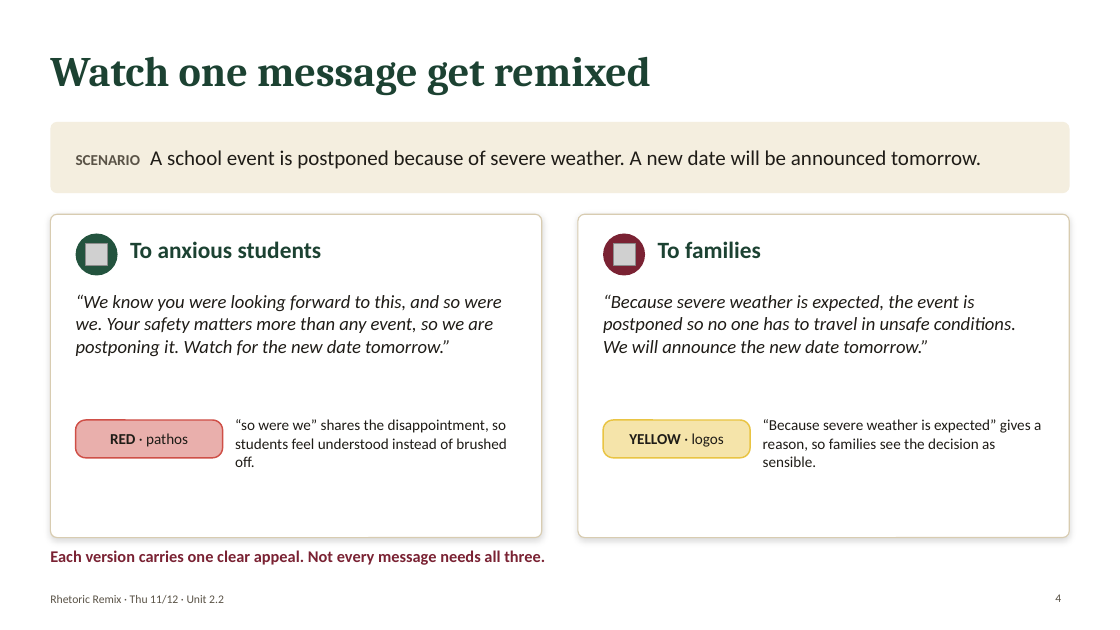
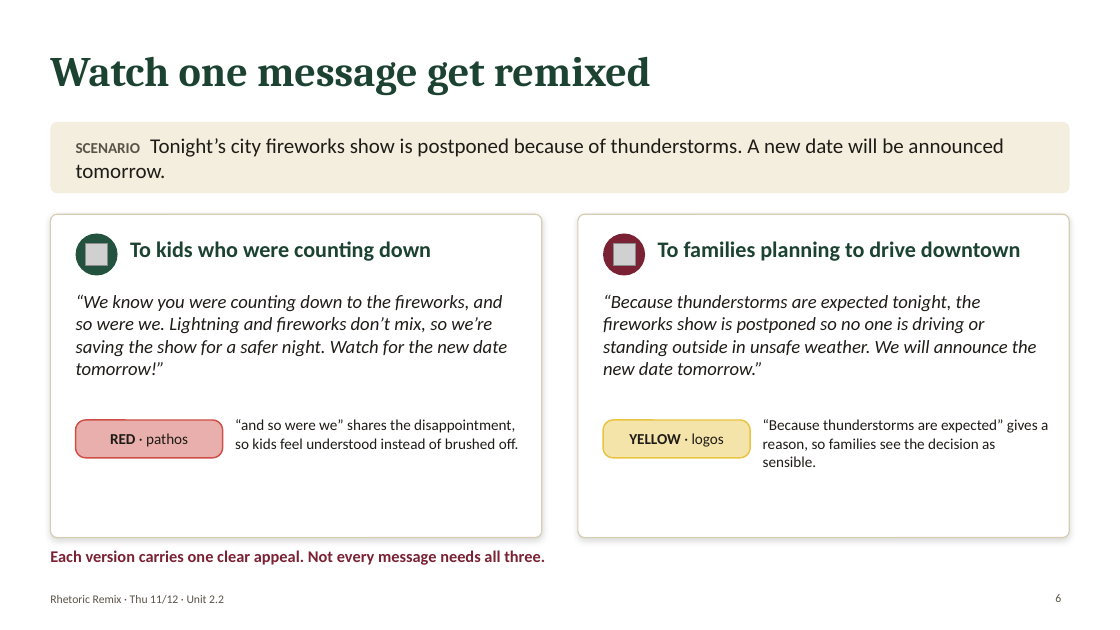
Before and after one commit to bookfairshit/Unit-2.2-Informational-Text, a slide deck: slide 6 of lumio/rhetoric-remix-nov-12.pptx (slide 4 before the commit). Drawn at 1120x630 pixels with LibreOffice and Linux fonts; fonts in the diff are those of the drawing; grey boxes stand for pictures. Boxes give left, top, right and bottom in pixels: in the first picture for what was removed or moved away, otherwise in the second. Text is boxed around its words. In the diff, an @@ line names an element or a change of style, - is before the commit and + after.

```diff
--- a/lumio/rhetoric-remix-nov-12.pptx
+++ b/lumio/rhetoric-remix-nov-12.pptx
@@ text at (x1=76, y1=138, x2=1004, y2=178): text changed @@
-SCENARIO A school event is postponed because of severe weather. A new date will be announced tomorrow.
+SCENARIO Tonight’s city fireworks show is postponed because of thunderstorms. A new date will be announced tomorrow.
@@ text at (x1=130, y1=241, x2=431, y2=261): text changed; size 20 to 19 pt @@
-To anxious students
+To kids who were counting down
@@ text at (x1=658, y1=241, x2=1020, y2=261): text changed; size 20 to 19 pt @@
-To families
+To families planning to drive downtown
@@ text at (x1=76, y1=294, x2=507, y2=375): text changed @@
-“We know you were looking forward to this, and so were we. Your safety matters more than any event, so we are postponing it. Watch for the new date tomorrow.”
+“We know you were counting down to the fireworks, and so were we. Lightning and fireworks don’t mix, so we’re saving the show for a safer night. Watch for the new date tomorrow!”
@@ text at (x1=603, y1=294, x2=1037, y2=375): text changed @@
-“Because severe weather is expected, the event is postponed so no one has to travel in unsafe conditions. We will announce the new date tomorrow.”
+“Because thunderstorms are expected tonight, the fireworks show is postponed so no one is driving or standing outside in unsafe weather. We will announce the new date tomorrow.”
@@ text at (x1=235, y1=419, x2=519, y2=449): text changed @@
-“so were we” shares the disappointment, so students feel understood instead of brushed off.
+“and so were we” shares the disappointment, so kids feel understood instead of brushed off.
@@ text at (x1=763, y1=419, x2=1048, y2=467): text changed @@
-“Because severe weather is expected” gives a reason, so families see the decision as sensible.
+“Because thunderstorms are expected” gives a reason, so families see the decision as sensible.
@@ page number at (x1=1055, y1=594, x2=1061, y2=602): text changed @@
-4
+6
```
Also in this commit, not shown: 14 other slides changed, 7 slides added, 4 slides removed, 1 other file.
